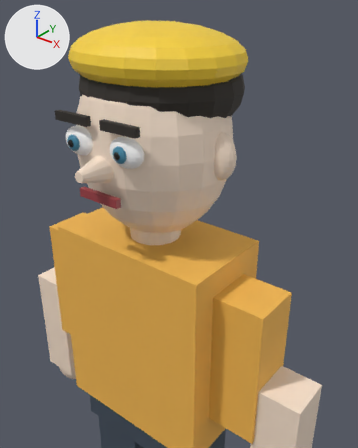
Renders of the glTF model game/assets/models/generated_humanoids/safety_00.glb from each side of a commit.
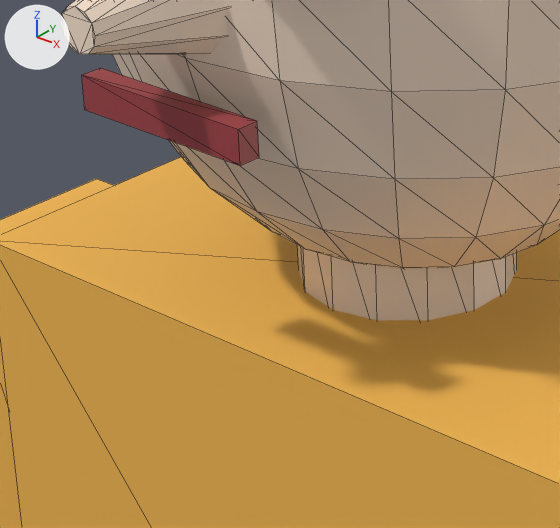
There are two pictures of each version: one from a 50 mm lens placed at (0.93, -1.044, 3.099), pointed at (0.184, -0.112, 2.521), one close up on the part from 17% to 53% of the width and 38% to 66% of the height. Lighting does not change. The marker at upper left points along +X, +Y and +Z. The last two pictures show the newer version. The close-ups show mesh edges as thin lines. Vertices at exactly the same position are counted once.

In view in the first close-up: 'Head', 'Mouth', 'Neck', 'Nose', 'Torso', 'UpperArm.R'.
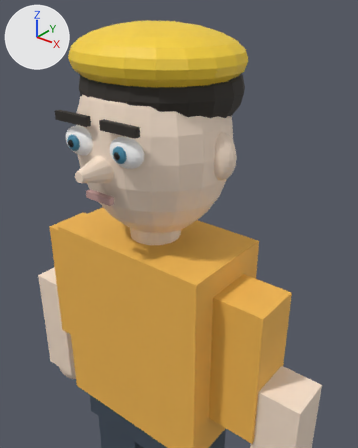
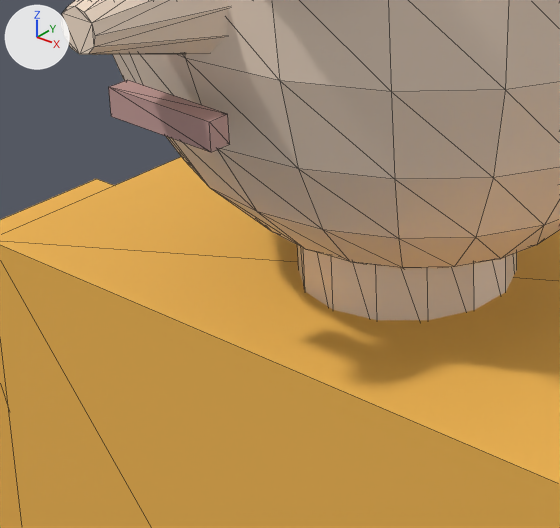
Location of each change, [x1, y1, x2, y2] in pixels of the close-ups (560 x 528 px):
'Mouth', recoloured, rescaled (lighter, 31% narrower, 26% shorter): before [82, 68, 259, 166]; after [109, 80, 230, 152]

The edits, one by one:
Material 'Mouth.012' (mat_mouth_012) changes colour from red #a03f45 to pink #c49b97; in linear values from (0.35, 0.05, 0.06) to (0.55, 0.33, 0.31).
me_cube_210 is used by ob_mouth; location (0.0, 0.0, 0.9).
me_cube_210 had 8 vertices, 12 faces and spanned x -0.07..0.07, y -0.228..-0.212, z 1.673..1.697.
me_cube_210 now has 8 vertices, 12 faces and spans x -0.045..0.045, y -0.228..-0.212, z 1.675..1.695.
me_cube_210 part 1: the whole mesh is scaled about its middle by (0.643, 1, 0.833).
